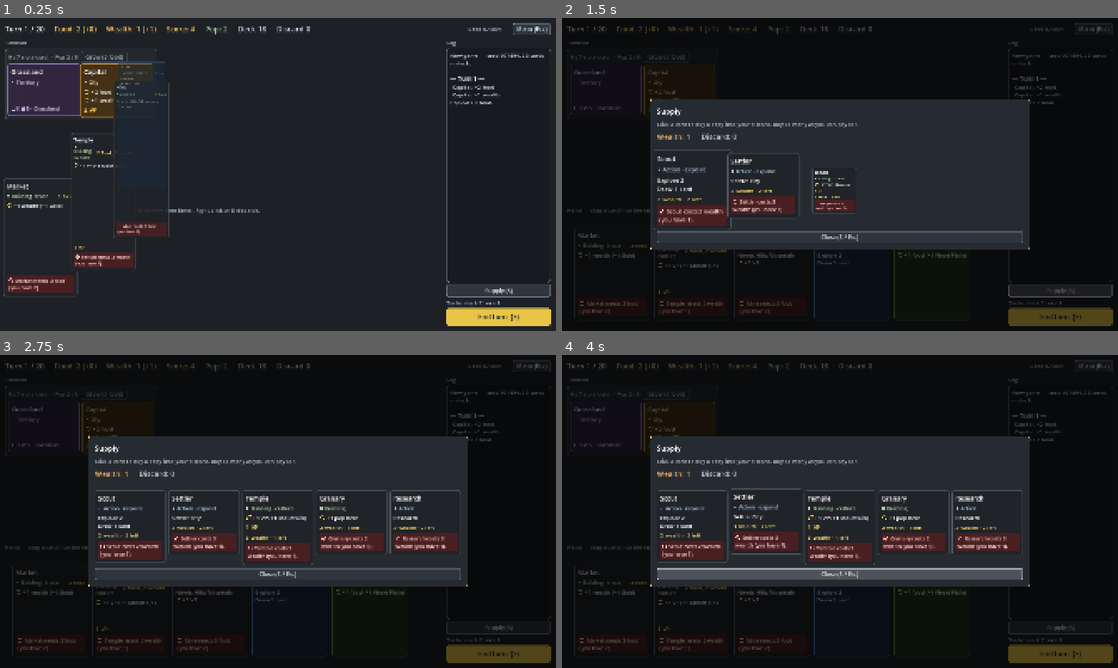
Above: before the commit, frames 1-4 (two rows, left to right).
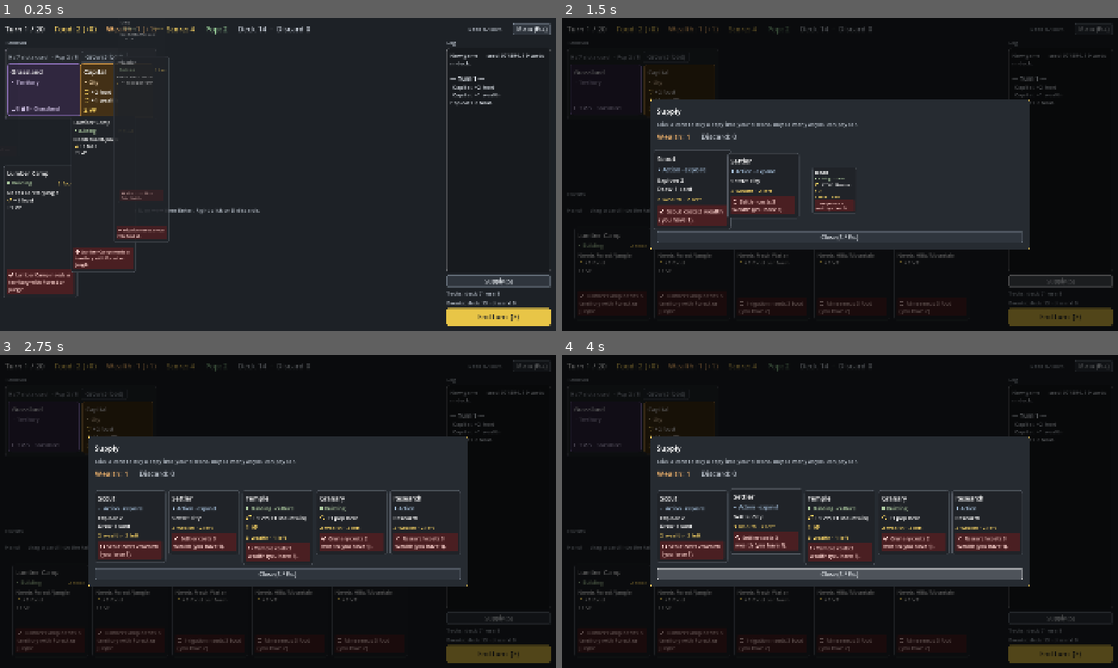
Above: after the commit, the same moments.

Repository: r888888888/4x-card-game
Game: Godot game, scene res://ui/main.tscn
The game is run twice, just before and just after one commit, with the same random seed, the same clock (stepped at 60 frames per second) and the same inputs.
Inputs (mouse positions are in pixels of both pictures, inside the frame that each line leads up to):
- Up to frame 1 (0.25 s): no input
- Up to frame 2 (1.5 s): tap Enter (ui_accept) at 0.5 s; drag from (606, 89) to (895, 105) at 0.52 s; click "Supply (S)" at 1.25 s
- Up to frame 3 (2.75 s): click "End turn (E)" at 2 s
- Up to frame 4 (4 s): click "Menu (Esc)" at 2.75 s; tap Enter (ui_accept) at 3.5 s; drag from (678, 426) to (812, 574) at 3.52 s

The runs differ from the first frame. In frame 1, 3.8% of the frame differs, in the area x 0-100%, y 1-92%; in frame 2, 1.8%; in frame 3, 1.6%; in frame 4, 1.6%.

Commit message:
069: starter event deck; Forage and Harvest Festival are events; grow here rejected on techs and events
Co-Authored-By: Claude Opus 5.5 <noreply@anthropic.com>

Diff:
--- a/data/cards.json
+++ b/data/cards.json
@@ -42,8 +42,8 @@
       "effects": [ { "op": "research" } ]
     },
     {
-      "id": "forage", "name": "Forage", "type": "action",
-      "cost": {}, "vp": 0, "tags": [],
+      "id": "forage", "name": "Forage", "type": "event",
+      "tags": [],
       "effects": [ { "op": "gain", "resource": "food", "amount": 2 } ]
     },
     {
@@ -122,16 +122,52 @@
       ]
     },
     {
-      "id": "harvest_festival", "name": "Harvest Festival", "type": "action",
-      "cost": { "food": 2 }, "vp": 0, "tags": [],
-      "effects": [
-        { "op": "grow", "amount": 1, "where": "each" }
+      "id": "harvest_festival", "name": "Harvest Festival", "type": "event",
+      "tags": [],
+      "effects": [
+        { "op": "gain_per_tag", "resource": "food", "amount": 1, "tag": "farm", "trigger": "upkeep" }
       ]
     },
     {
       "id": "library", "name": "Library", "type": "building",
       "cost": { "food": 1, "wealth": 2 }, "vp": 1, "tags": [],
       "effects": [ { "op": "create", "card": "research", "zone": "discard" } ]
+    },
+    {
+      "id": "quiet_season", "name": "Quiet Season", "type": "event", "tags": [], "effects": []
+    },
+    {
+      "id": "travelers_tales", "name": "Travelers' Tales", "type": "event", "tags": [], "effects": []
+    },
+    {
+      "id": "comet_sighted", "name": "Comet Sighted", "type": "event", "tags": [], "effects": []
+    },
+    {
+      "id": "border_rumors", "name": "Border Rumors", "type": "event", "tags": [], "effects": []
+    },
+    {
+      "id": "wild_berries", "name": "Wild Berries", "type": "event", "tags": [],
+      "effects": [ { "op": "gain", "resource": "food", "amount": 1 } ]
+    },
+    {
+      "id": "wandering_trader", "name": "Wandering Trader", "type": "event", "tags": [],
+      "effects": [ { "op": "gain", "resource": "wealth", "amount": 1 } ]
+    },
+    {
+      "id": "local_legend", "name": "Local Legend", "type": "event", "tags": [],
+      "effects": [ { "op": "score", "amount": 1 } ]
+    },
+    {
+      "id": "mild_spring", "name": "Mild Spring", "type": "event", "tags": [], "discard": { "turns": 2 },
+      "effects": [ { "op": "gain", "resource": "food", "amount": 1, "trigger": "upkeep" } ]
+    },
+    {
+      "id": "market_day", "name": "Market Day", "type": "event", "tags": [],
+      "effects": [ { "op": "gain", "resource": "wealth", "amount": 1, "trigger": "upkeep" } ]
+    },
+    {
+      "id": "good_omens", "name": "Good Omens", "type": "event", "tags": [],
+      "effects": [ { "op": "score", "amount": 1 } ]
     },
     {
       "id": "pottery", "name": "Pottery", "type": "tech",
--- a/data/config.json
+++ b/data/config.json
@@ -20,22 +20,34 @@
     "irrigation": 1,
     "settler": 2,
     "scout": 2,
-    "forage": 2,
     "caravan": 2,
     "temple": 1,
     "lumber_camp": 2,
     "mine": 2,
     "market": 1,
     "granary": 1,
-    "harvest_festival": 2,
     "research": 1
   },
   "supply": {
     "scout": { "price": 2, "count": 2 },
     "settler": { "price": 3, "count": 2 },
     "temple": { "price": 3, "count": 1 },
-    "granary": { "price": 2, "count": 1 },
+    "granary": { "price": 2, "count": 3 },
     "research": { "price": 3, "count": 2 }
+  },
+  "event_deck": {
+    "quiet_season": 1,
+    "travelers_tales": 1,
+    "comet_sighted": 1,
+    "border_rumors": 1,
+    "wild_berries": 1,
+    "wandering_trader": 1,
+    "local_legend": 1,
+    "mild_spring": 1,
+    "market_day": 1,
+    "good_omens": 1,
+    "forage": 2,
+    "harvest_festival": 1
   },
   "research_deck": {
     "pottery": 1,
--- a/engine/data_loader.gd
+++ b/engine/data_loader.gd
@@ -266,6 +266,8 @@
 		return "%s %s effect can't use 'keyword' (%s %s has no territory)" % [article, type, article, type]
 	if effect.target_zone() != "":
 		return "%s %s effect can't need a target" % [article, type]
+	if effect.needs_own_territory():
+		return "%s %s effect can't act on its own territory (%s %s has none; use 'each')" % [article, type, article, type]
 	return ""
 
 
--- a/engine/effect.gd
+++ b/engine/effect.gd
@@ -18,6 +18,12 @@
 ## Whether this op may use trigger "upkeep". upkeep_forecast runs upkeep effects for real and then restores
 ## only resources, bonus score and pop, so only ops that change nothing else may return true.
 func upkeep_ok() -> bool:
+	return false
+
+
+## Whether this effect acts on its own card's territory, so it does nothing on a card that has none (a tech or
+## an event).
+func needs_own_territory() -> bool:
 	return false
 
 
--- a/engine/effects/grow_effect.gd
+++ b/engine/effects/grow_effect.gd
@@ -12,6 +12,11 @@
 ## Changes only what upkeep_forecast restores (see Effect.upkeep_ok).
 func upkeep_ok() -> bool:
 	return true
+
+
+## "here" grows the card's own territory.
+func needs_own_territory() -> bool:
+	return where == "here"
 
 
 func fields() -> Array[String]:
--- a/tests/test_event_panel.gd
+++ b/tests/test_event_panel.gd
@@ -1,17 +1,16 @@
 extends "res://tests/lib/test_case.gd"
 ## The event panel (backlog 068): the real main scene shows the active events with their turns left and the event
-## piles' counts. The real data has no events yet, so most tests run main on TEST_CARDS + TEST_EVENTS through
-## with_event_engine. main.event_panel() is the test hook: {visible, info, tooltip, views: [{uid, id, text}]}.
+## piles' counts. The tests run main on TEST_CARDS + TEST_EVENTS through with_event_engine. main.event_panel() is the test hook: {visible, info, tooltip, views: [{uid, id, text}]}.
 
 
-## Runs body with Game.engine swapped for a game on TEST_CARDS + TEST_EVENTS (event deck: Windfall, Trade Winds,
-## Omen), then puts the real engine back, even when body fails.
-func with_event_engine(body: Callable) -> void:
+## Runs body with Game.engine swapped for a game on TEST_CARDS + TEST_EVENTS with event_deck (by default Windfall,
+## Trade Winds, Omen), then puts the real engine back, even when body fails.
+func with_event_engine(body: Callable, event_deck := {"windfall": 1, "trade_winds": 1, "omen": 1}) -> void:
 	var errors: Array[String] = []
 	var warnings: Array[String] = []
 	var cards := event_db(errors, warnings)
 	var config := DataLoader.parse_config(raw_config({"farm": 5, "caravan": 5},
-		{"event_deck": {"windfall": 1, "trade_winds": 1, "omen": 1}}), resources(), cards, "test", errors, warnings)
+		{"event_deck": event_deck}), resources(), cards, "test", errors, warnings)
 	check(errors.is_empty(), "test data should load: %s" % [errors])
 	var real := Game.engine
 	Game.engine = GameEngine.new(cards, config)
@@ -82,9 +81,10 @@
 # --- AC4: no events ---
 
 func test_event_panel_is_hidden_without_an_event_deck() -> void:
-	var main := open_main()
-	main.start_game(1)
-	var panel: Dictionary = main.event_panel()
-	eq(panel.get("visible"), false, "panel hidden with the real data (no event deck)")
-	eq(view_ids(panel), [] as Array[String], "no event views")
-	close_main(main)
+	with_event_engine(func():
+		var main := open_main()
+		main.start_game(1)
+		var panel: Dictionary = main.event_panel()
+		eq(panel.get("visible"), false, "panel hidden with no event deck")
+		eq(view_ids(panel), [] as Array[String], "no event views")
+		close_main(main), {})
Not shown, changed: docs/backlog/069-starter-events.md
